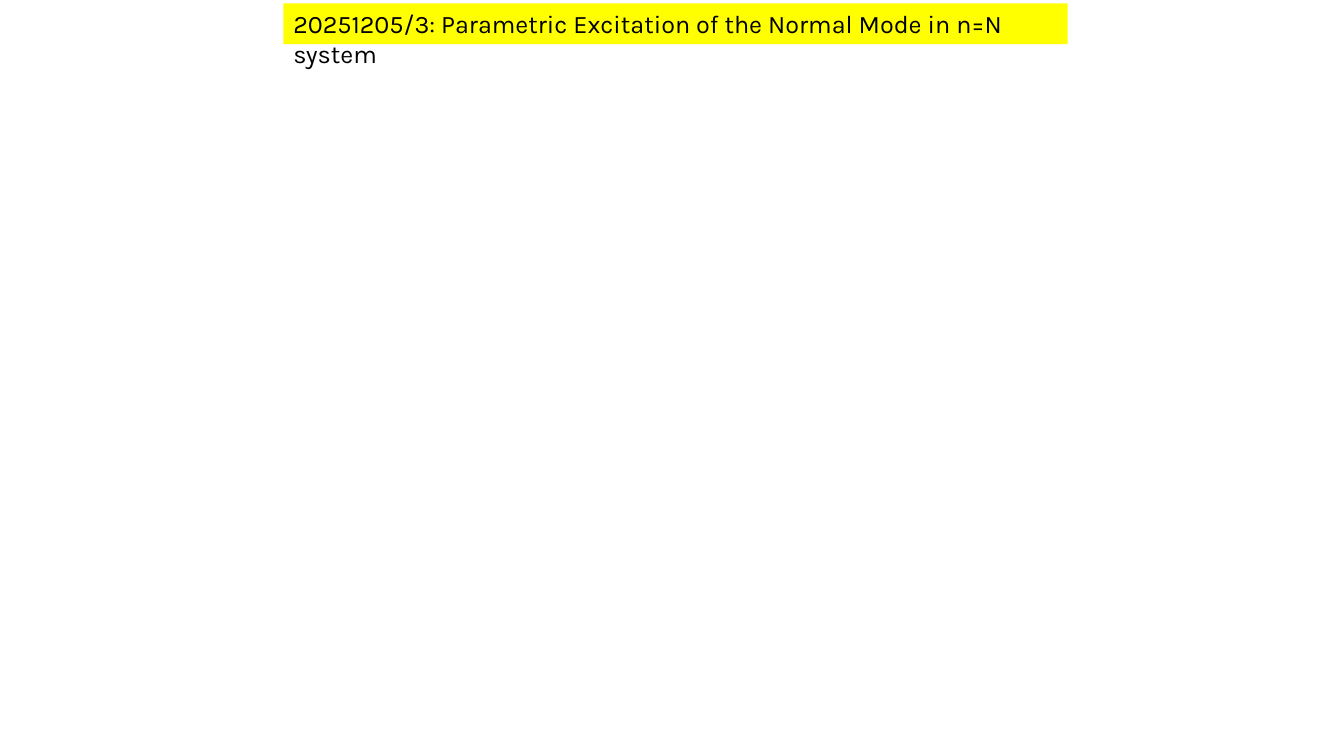
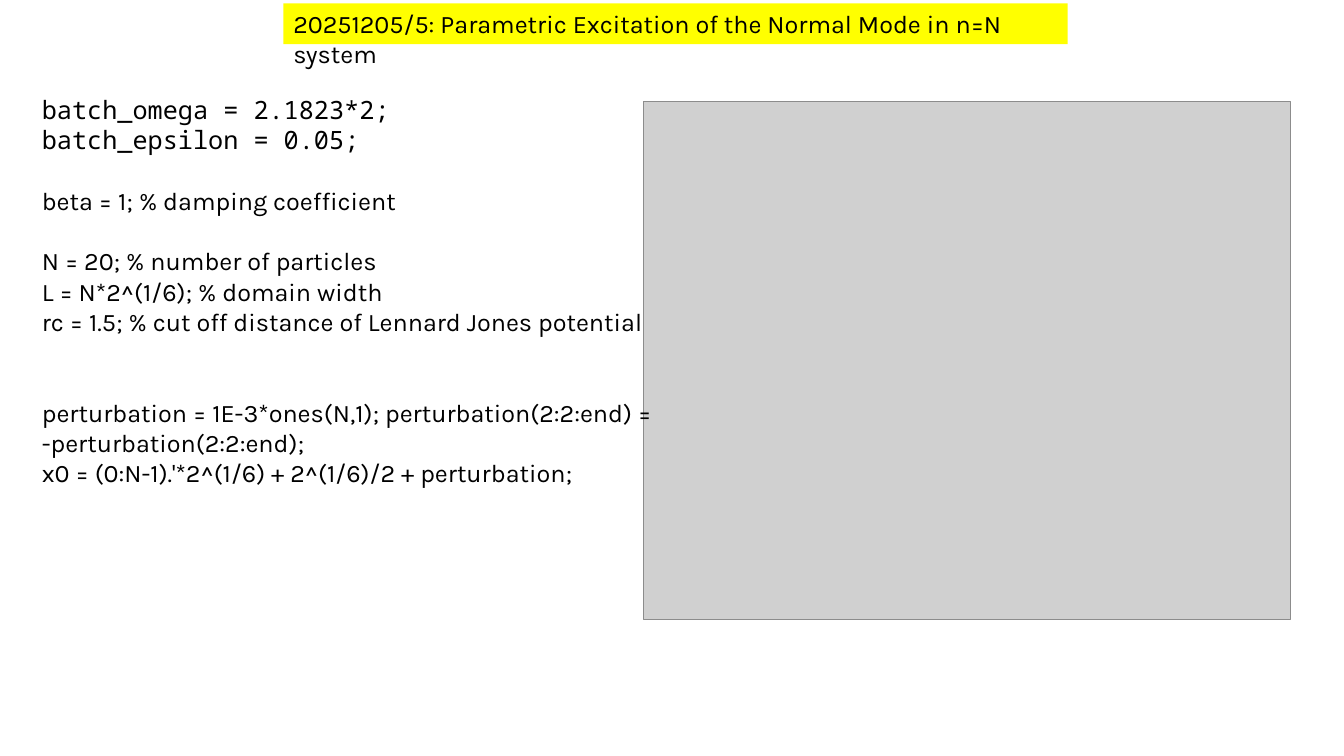
Before and after one commit to XinyunLiuX/Synchronized-Pulsating-Particles, a slide deck: slide 8 of Sync Pulsating Particles.pptx. Drawn at 1344x756 pixels with LibreOffice and Linux fonts; fonts in the diff are those of the drawing; grey boxes stand for pictures. Boxes give left, top, right and bottom in pixels: in the first picture for what was removed or moved away, otherwise in the second. Text is boxed around its words. In the diff, an @@ line names an element or a change of style, - is before the commit and + after.

```diff
--- a/Sync Pulsating Particles.pptx
+++ b/Sync Pulsating Particles.pptx
@@ text in rectangle at [293,14,1002,35]: text changed @@
-20251205/3: Parametric Excitation of the Normal Mode in n=N system
+20251205/5: Parametric Excitation of the Normal Mode in n=N system
@@ text added at [42,100,642,488], 18 pt, text #000000 @@
+batch_omega = 2.1823*2;
+batch_epsilon = 0.05;
+beta = 1; % damping coefficient
+N = 20; % number of particles
+L = N*2^(1/6); % domain width
+rc = 1.5; % cut off distance of Lennard Jones potential
+perturbation = 1E-3*ones(N,1); perturbation(2:2:end) = -perturbation(2:2:end);
+x0 = (0:N-1).'*2^(1/6) + 2^(1/6)/2 + perturbation;
@@ picture added at [643,102,1291,620] @@
```
Also in this commit, not shown: 3 other slides changed, 6 other files.
